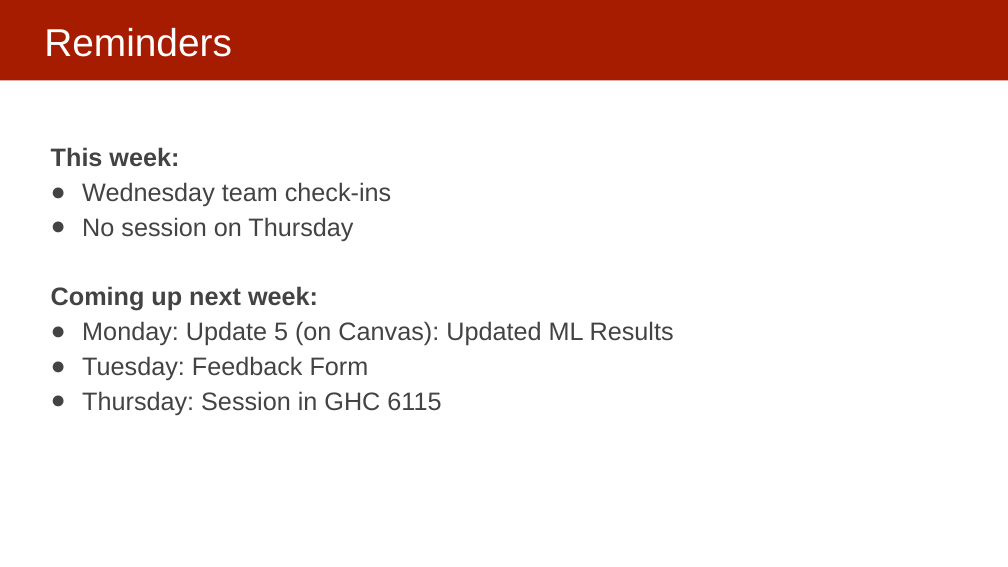
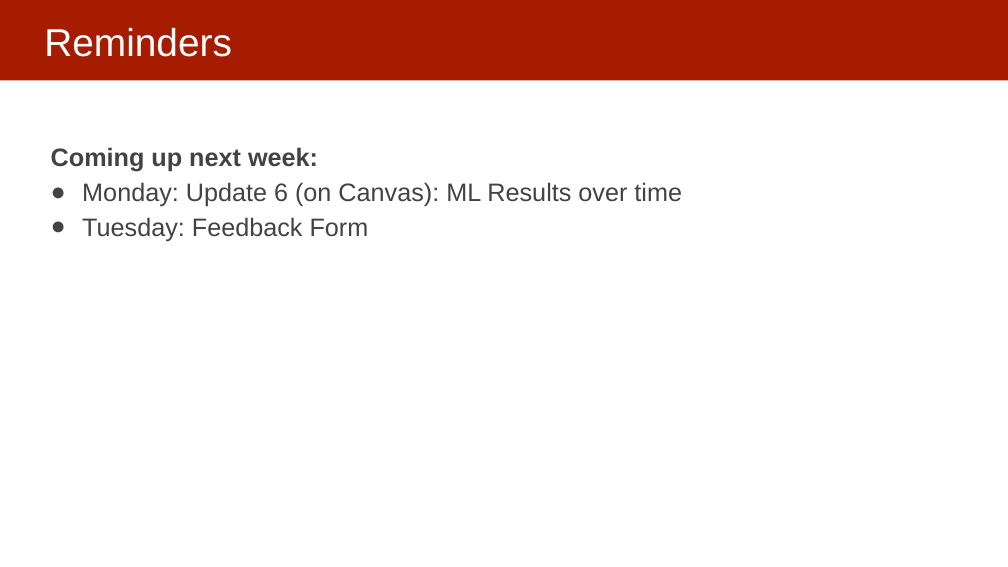
Before and after one commit to dssg/mlforpublicpolicylab, a slide deck: slide 38 of Lectures/15-ml-in-practice-and-model-selection-part-3.pptx (slide 56 before the commit). Drawn at 1008x567 pixels with LibreOffice and Linux fonts; fonts in the diff are those of the drawing. Boxes give left, top, right and bottom in pixels: in the first picture for what was removed or moved away, otherwise in the second. Text is boxed around its words. In the diff, an @@ line names an element or a change of style, - is before the commit and + after.

Commit message:
updated

```diff
--- a/Lectures/15-ml-in-practice-and-model-selection-part-3.pptx
+++ b/Lectures/15-ml-in-practice-and-model-selection-part-3.pptx
@@ text at [51,147,391,241]: paragraphs removed @@
-This week:
-● Wednesday team check-ins
-● No session on Thursday
@@ text at [82,182,682,207]: text changed @@
-● Monday: Update 5 (on Canvas): Updated ML Results
+● Monday: Update 6 (on Canvas): ML Results over time
@@ text at [82,391,441,415]: paragraph removed @@
-● Thursday: Session in GHC 6115
```
Also in this commit, not shown: 1 other slide changed, 1 slide added, 19 slides removed.
